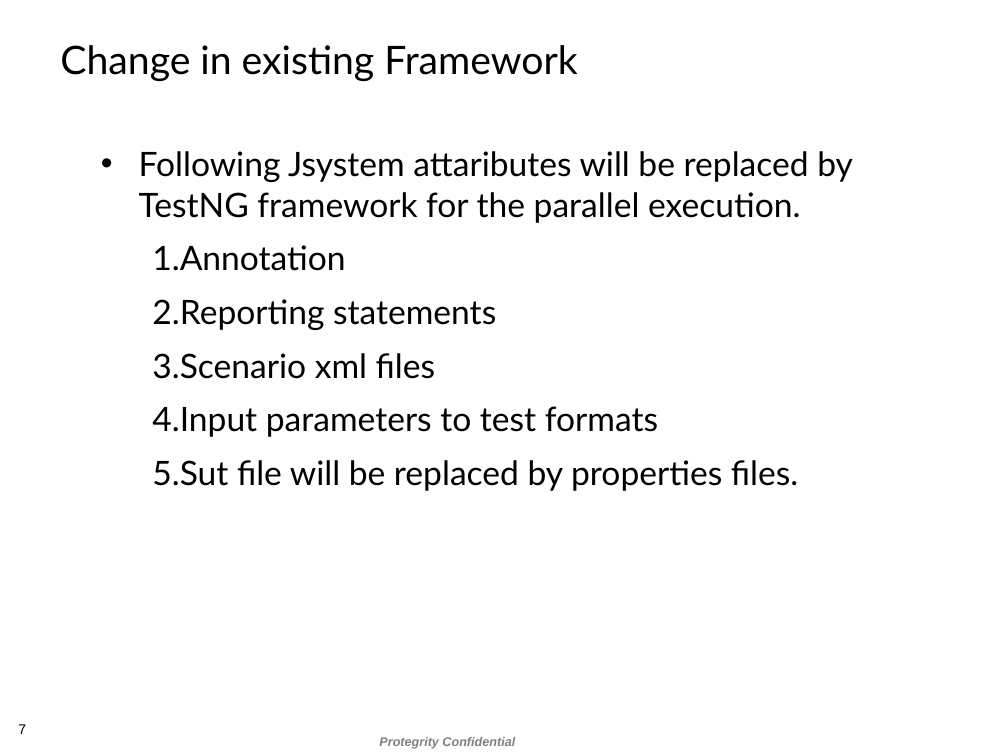
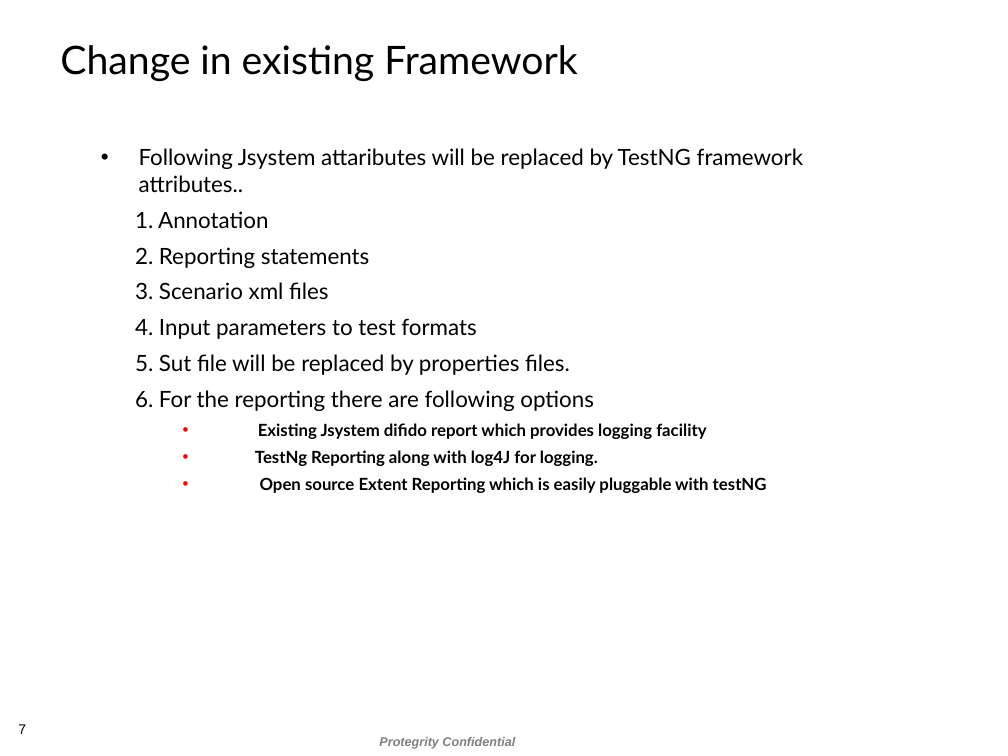
Before and after one commit to nalinigupta04/AQA, a slide deck: slide 7 of AQAFrameworkRestructure.pptx. Drawn at 1008x756 pixels with LibreOffice and Linux fonts; fonts in the diff are those of the drawing; background and template pictures are left out. Boxes give left, top, right and bottom in pixels: in the first picture for what was removed or moved away, otherwise in the second. Text is boxed around its words. In the diff, an @@ line names an element or a change of style, - is before the commit and + after.

```diff
--- a/AQAFrameworkRestructure.pptx
+++ b/AQAFrameworkRestructure.pptx
@@ text at (135,148,803,493): text changed; size 24 to 16 pt @@
-• Following Jsystem attaributes will be replaced by TestNG framework for the parallel execution.
-1.Annotation
-2.Reporting statements
-3.Scenario xml files
-4.Input parameters to test formats
-5.Sut file will be replaced by properties files.
+• Following Jsystem attaributes will be replaced by TestNG framework attributes..
+1. Annotation
+2. Reporting statements
+3. Scenario xml files
+4. Input parameters to test formats
+5. Sut file will be replaced by properties files.
+6. For the reporting there are following options
+  • Existing Jsystem difido report which provides logging facility
+  • TestNg Reporting along with log4J for logging.
+  • Open source Extent Reporting which is easily pluggable with testNG
```
Also in this commit, not shown: 5 other slides changed.
